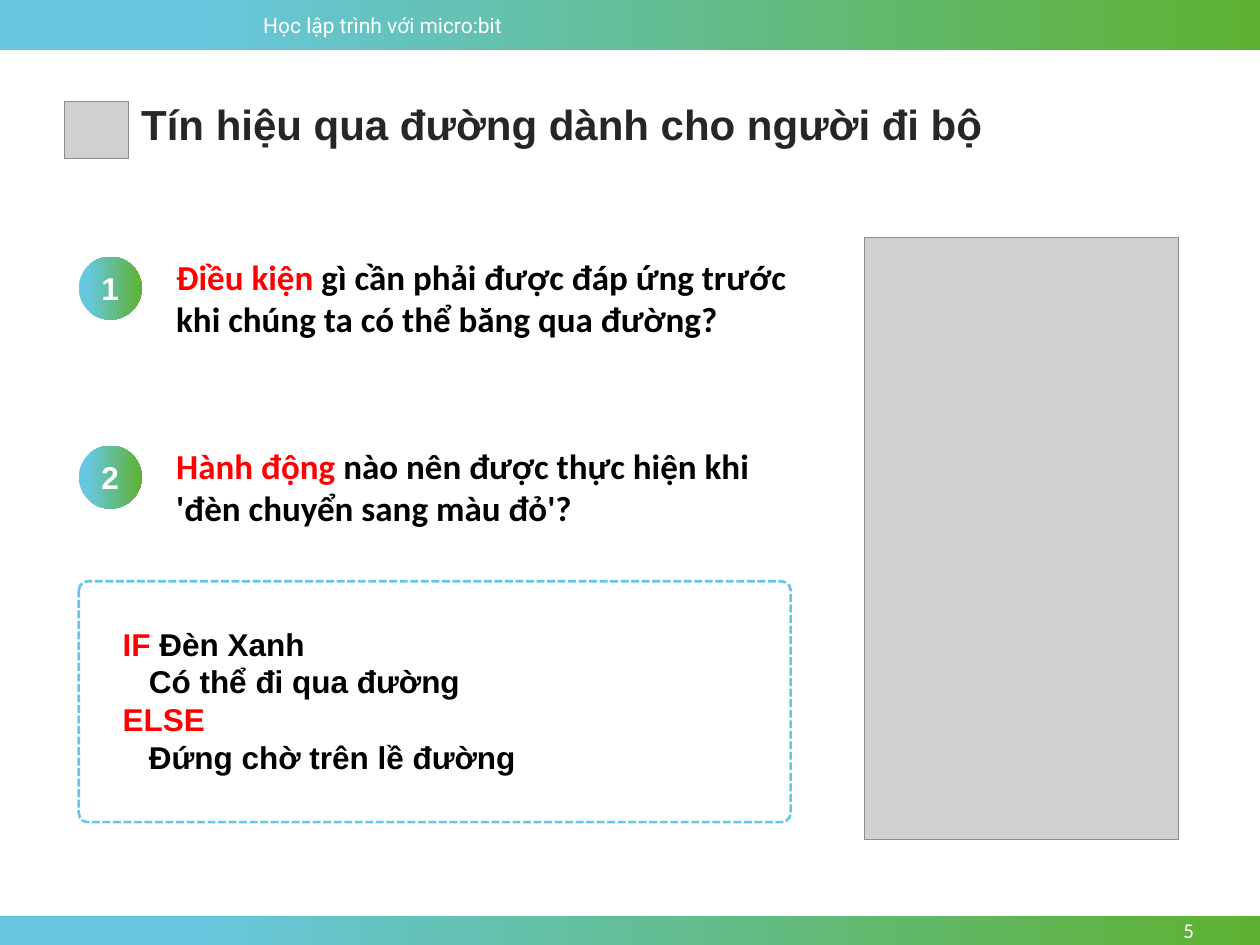
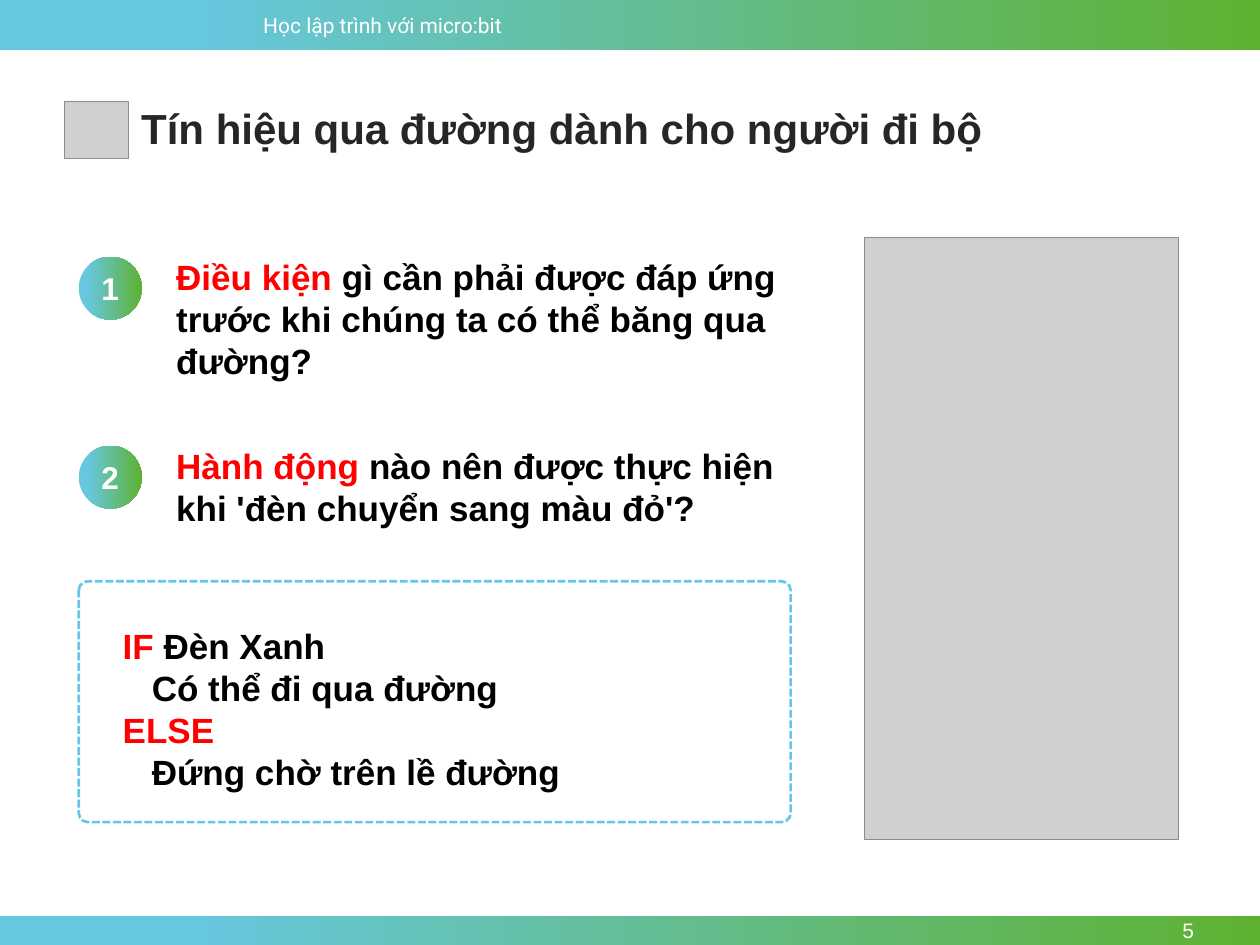
Before and after one commit to nhannn87dn/Learn-microbit, a slide deck: slide 5 of Lessions/Bai-04-Conditions-and-Logic/4.Conditional-and-Boolean.pptx. Drawn at 1260x945 pixels with LibreOffice and Linux fonts; fonts in the diff are those of the drawing; grey boxes stand for pictures; background and template pictures are left out. Boxes give left, top, right and bottom in pixels: in the first picture for what was removed or moved away, otherwise in the second. Text is boxed around its words. In the diff, an @@ line names an element or a change of style, - is before the commit and + after.

```diff
--- a/Lessions/Bai-04-Conditions-and-Logic/4.Conditional-and-Boolean.pptx
+++ b/Lessions/Bai-04-Conditions-and-Logic/4.Conditional-and-Boolean.pptx
@@ text "Tín hiệu qua đường dành ..." moved from (x1=141, y1=108, x2=982, y2=148) to (x1=141, y1=112, x2=982, y2=152) @@
@@ font Calibri to Arial in 3 elements at (x1=1182, y1=923, x2=1194, y2=938), (x1=176, y1=263, x2=775, y2=380), (x1=176, y1=453, x2=774, y2=527) @@
@@ text "IF Đèn Xanh" at (x1=123, y1=633, x2=559, y2=792): size 18 to 20 pt @@
```
Also in this commit, not shown: 9 other slides changed, 2 other files.
